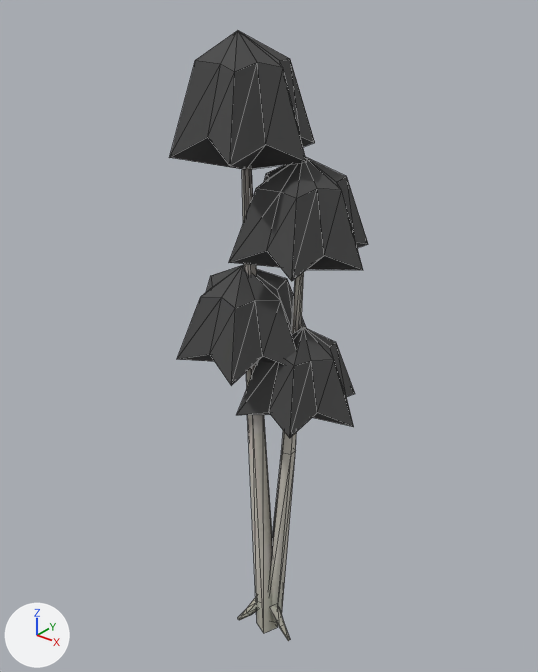
One commit to the glTF model arte/modelos/mapa/vegetacao/arv_betula_2/arv_betula_2.glb: the scene before it, then after it.
Before and after are seen from a camera (50 mm lens) standing at (1.62, -2.02, 2.76) and looking at (-0.05, 0.07, 1.47). Lighting does not change. The marker at lower left points along +X, +Y and +Z. The older version comes first. Mesh edges are drawn as thin lines. Where no turn or scale is listed for an object, it has been applied to the vertices. Vertices at exactly the same position are counted once.

Objects in the first picture: 'arv_betula_2_corpo'.
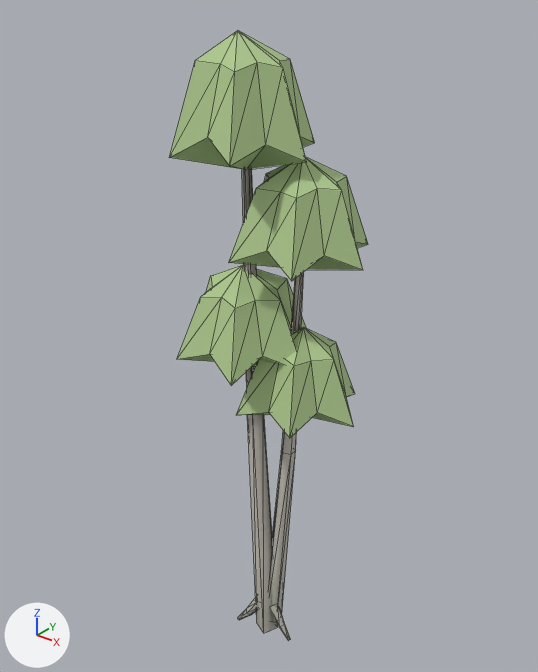
Boxes (x1, y1, x2, y2) around the edits, measured in the pictures (538 x 672 px):
part 1 of me_arv_betula_2_corpo, recoloured (grey to green): (169, 31, 368, 438) in both

Patch to the scene script:
```diff
--- a/arte/modelos/mapa/vegetacao/arv_betula_2/arv_betula_2.glb.py
+++ b/arte/modelos/mapa/vegetacao/arv_betula_2/arv_betula_2.glb.py
@@ mat_p_folhabetula_002 @@
+mat_p_folhabetula_002 = principled_material('P_FolhaBetula.002')
+mat_p_folhabetula_002.base_color = (0.44, 0.6, 0.28)  # green #b1cb90
+mat_p_folhabetula_002.roughness = 0.8
@@ me_arv_betula_2_corpo @@
 me_arv_betula_2_corpo.from_pydata(...)  # 170 vertices, 295 faces; spans x -0.36..0.38, y -0.28..0.28, z 0.0..2.6
 # used by ob_arv_betula_2_corpo; location = (0.0, 0.0, 0.0)
+# me_arv_betula_2_corpo part 1: 192 of the faces centred in x -0.29..0.31, y -0.23..0.24, z 1.22..2.54 switch from mat_arv_betula_2_tex (picture img_arv_betula_2_tex) to mat_p_folhabetula_002 (green #b1cb90)
```
